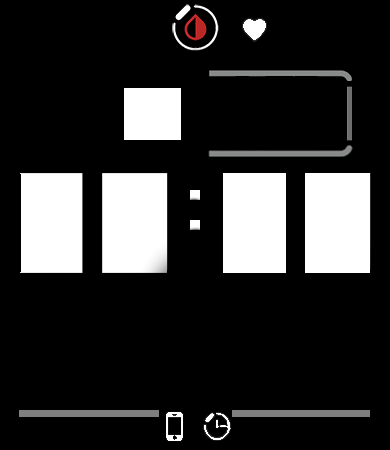
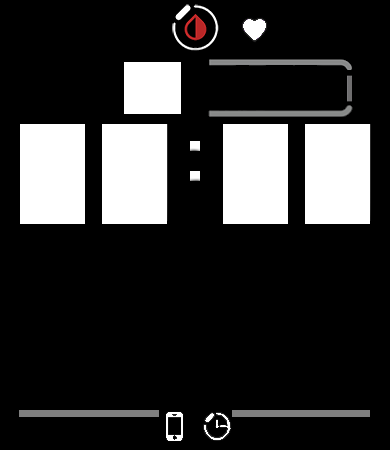
Revision of a layered 390 x 450 image; what changed, layer by layer:
added layer "Sichtbar #1" above "Eingefügte Ebene #1" over [20, 59, 371, 273]
hid "Sichtbar", painted on it over [20, 59, 371, 273]
